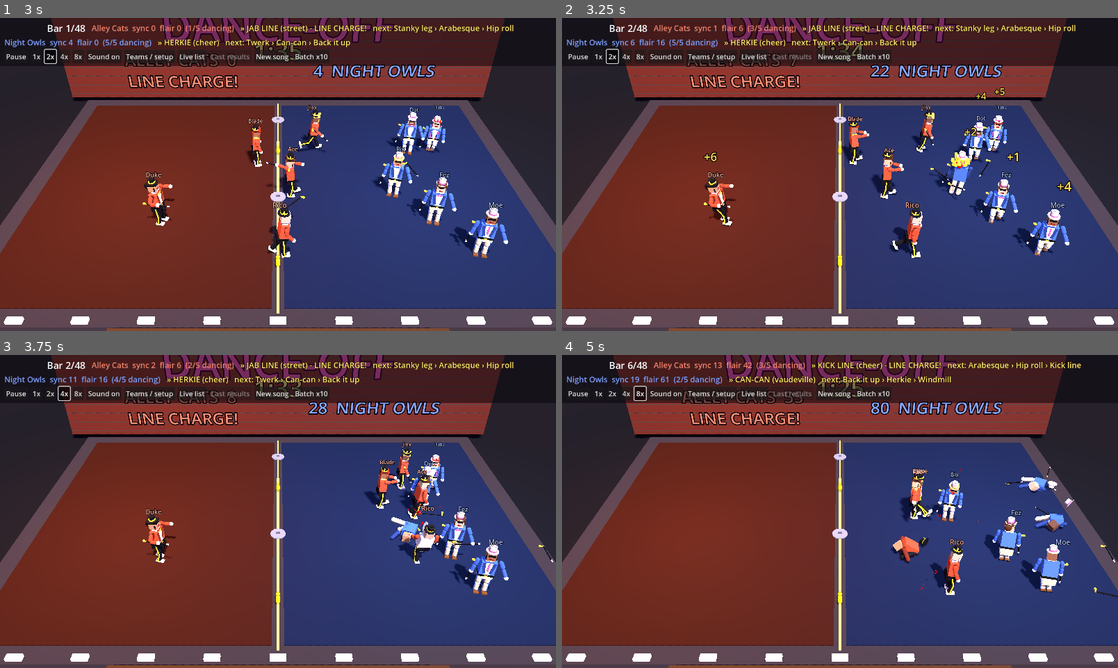
Above: before the commit, frames 1-4 (two rows, left to right).
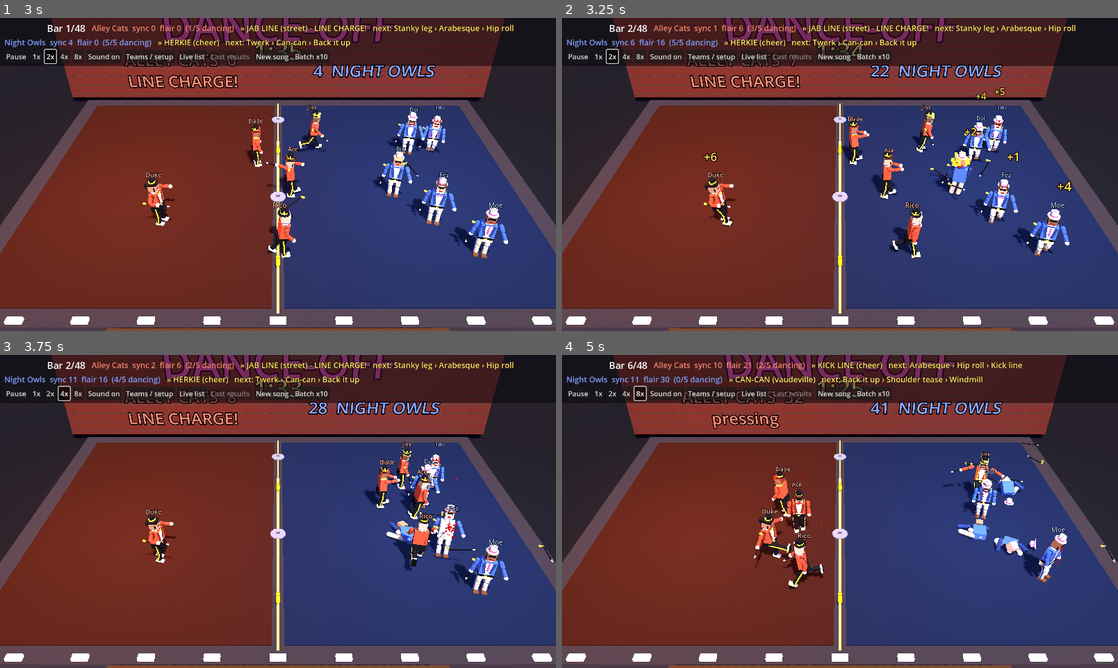
Above: after the commit, the same moments.

Repository: nathandunn/danceoff-bots
Game: Godot game, scene res://scenes/Main.tscn
The game is run twice, just before and just after one commit, with the same random seed, the same clock (stepped at 60 frames per second) and the same inputs.
Inputs:
- Up to frame 1 (3 s): click "New song" at 0.5 s; click "New song" at 1.25 s; click "1x" at 2 s; click "2x" at 2.75 s
- Up to frame 2 (3.25 s): no input
- Up to frame 3 (3.75 s): click "4x" at 3.5 s
- Up to frame 4 (5 s): click "8x" at 4.25 s

Frame 1 is identical in both runs. In frame 2, less than 0.1% of the frame differs, in the area x 68-74%, y 42-57%; in frame 3, 1.9%; in frame 4, 8.1%, in the area x 13-100%, y 2-78%.

Commit message:
Blocked dancers can't dance, jamming, knock-into-mates dominoes, taunt bonus
Co-Authored-By: Claude Opus 5.5 <noreply@anthropic.com>
Claude-Session: https://claude.ai/code/session_01G4wX8KutpHNXMT9rpyt35H

Diff:
--- a/scripts/dancer.gd
+++ b/scripts/dancer.gd
@@ -12,7 +12,7 @@
 
 const STAT_KEYS: Array[String] = ["flair", "strike_pts", "beats", "dance_beats", "sync_beats", "strikes",
 	"strike_hits", "punches", "punch_hits", "throws", "throw_hits", "friendly_hits", "knockdowns",
-	"floored", "hits_taken", "fumbles", "freestyles", "dodges", "pickups"]
+	"floored", "hits_taken", "fumbles", "freestyles", "dodges", "pickups", "dominoes", "blocked_beats", "taunts"]
 
 const DECISION_INTERVAL := 0.12
 const WALK_SPEED := 4.6
@@ -133,6 +133,8 @@
 var shin_r: Node3D
 var _trouser_mat: StandardMaterial3D
 var _core_mi: MeshInstance3D = null
+var jamming := false      # crowding a rival on purpose, so he can't dance
+var _was_blocked := false
 var knocked_out := false   # too hurt to get up: lies there trying, for the rest of the song
 var _out_t := 0.0
 var _rise_t := 0.0        # struggling back to his feet: not dancing yet
@@ -815,9 +817,15 @@
 		var dir := CROWD_DIR
 		if at.length() > 0.01:
 			dir = at.normalized() * (1.0 - w) + CROWD_DIR * w
-		# a twerk is danced with the back to them
+		# a twerk is danced with the backside to them: at the nearest rival if one is close (a taunt)
 		if joined and Moves.REAR.has(move):
-			dir = -dir
+			var mark := _taunt_mark()
+			if mark != null:
+				var tm := mark.global_position - global_position
+				tm.y = 0.0
+				dir = -tm.normalized() if tm.length() > 0.01 else -dir
+			else:
+				dir = -dir
 		_face(global_position + dir, delta)
 	var t := fposmod(float(manager.beat_f) - float(phrase_start) + tempo_err, float(Moves.beats(move)))
 	# an injured man dances slower and smaller, stooped, half a beat behind his own steps
@@ -871,6 +879,23 @@
 			if away.length() < 0.01:
 				away = Vector3(_side(), 0, 0)
 			return Stage.clamp_in(best.global_position + away.normalized() * 1.3, 0.6)
+	# a hard crew pressing in crowds the other lot: stand right in a rival's space so he can't dance
+	jamming = false
+	if manager.stance[team] != "hold" and aggression > Tune.v("jam_aggr") and Moves.strikes(move).is_empty():
+		var mark: Dancer = null
+		var md := 6.0
+		for e: Dancer in manager.standing(1 - team):
+			var de := global_position.distance_to(e.global_position)
+			if de < md:
+				md = de
+				mark = e
+		if mark != null:
+			jamming = true
+			var aw := global_position - mark.global_position
+			aw.y = 0.0
+			if aw.length() < 0.01:
+				aw = Vector3(_side(), 0, 0)
+			return Stage.clamp_in(mark.global_position + aw.normalized() * 0.6, 0.6)
 	# nobody wants a boot in the face while he's dancing: edge away from any rival on a kicking
 	# or punching move close by (the cautious most of all), and the cautious from any rival at all
 	var shy: float = Tune.v("shy_dist")
@@ -883,6 +908,9 @@
 		var threat: bool = e.joined and not Moves.strikes(e.move).is_empty()
 		if threat and dd < shy:
 			home += off / dd * (shy - dd) * (0.4 + 0.6 * caution)
+		elif dd < Tune.v("block_dist") + 0.7:
+			# room to dance: step clear of a rival crowding in
+			home += off / dd * (Tune.v("block_dist") + 0.7 - dd) * (0.5 + 0.5 * caution)
 		elif caution > 0.55 and dd < 2.5:
 			home += off / dd * (2.5 - dd) * caution
 	return Stage.clamp_in(home, 0.6)
@@ -928,6 +956,15 @@
 		stats["dance_beats"] += 1.0
 		block_beats += 1
 		var on_time := absf(tempo_err) < TIMING_TOL
+		# no room to do the move: a rival in his face or a body at his feet
+		var cramped := blocked()
+		if cramped:
+			on_time = false
+			block_ok = false
+			stats["blocked_beats"] += 1.0
+			if not _was_blocked:
+				_pop("blocked!", Color(0.95, 0.6, 0.3))
+		_was_blocked = cramped
 		if on_time:
 			block_on_time += 1
 		var k := b - phrase_start
@@ -958,6 +995,19 @@
 	q *= maxf(1.0 - 0.2 * float(repeats), 0.4)
 	# a crew that mixes its styles - ballet into burlesque into cheer - pleases the judges
 	q *= 1.0 + Tune.v("style_bonus") * manager.style_mix(team)
+	# a taunt at a rival close by: extra flair, and he's within his rights to swing at you
+	var mark: Dancer = _taunt_mark() if Moves.TAUNTS.has(move) else null
+	var taunted := false
+	if mark != null:
+		var tm := mark.global_position - global_position
+		tm.y = 0.0
+		var al := facing().dot(tm.normalized()) if tm.length() > 0.01 else 0.0
+		if (Moves.REAR.has(move) and al < -0.4) or (not Moves.REAR.has(move) and al > 0.4):
+			taunted = true
+			q *= 1.0 + Tune.v("taunt_bonus")
+			stats["taunts"] += 1.0
+			mark.last_attacker = self
+			mark.last_attacked_at = float(manager.elapsed)
 	# a hat to tip and a cane to twirl: hand work, so arm sets how much each adds
 	var kit := 0.0
 	if hat != null:
@@ -973,7 +1023,9 @@
 	var pts := float(Moves.TIER_PTS[Moves.tier(move)]) * q
 	stats["flair"] += pts
 	manager.add_flair(team, pts, false)
-	if pts >= 0.5:
+	if taunted:
+		_pop("+%d taunt!" % maxi(int(round(pts)), 1), Color(1.0, 0.45, 0.8), true)
+	elif pts >= 0.5:
 		_pop("+%d" % maxi(int(round(pts)), 1), Color(1.0, 0.9, 0.35))
 
 
@@ -993,6 +1045,7 @@
 		var off := e.global_position - global_position
 		off.y = 0.0
 		var d := off.length()
+		d -= 0.25 * float(e.mates_near(1.6))
 		if d < best_d and (d < 0.4 or facing().dot(off / maxf(d, 0.001)) > 0.25):
 			best_d = d
 			victim = e
@@ -1299,6 +1352,16 @@
 	if flat.length() < 0.01:
 		flat = Vector3(-_side(), 0, 0)
 	flat = flat.normalized()
+	# a fighter knocks his man into his own mates if he can
+	if by != null and is_instance_valid(by) and by.team != team and how != "domino":
+		var mate := _nearest_mate(2.5)
+		if mate != null:
+			var to := mate.global_position - global_position
+			to.y = 0.0
+			if to.length() > 0.05:
+				var w := 0.4 + 0.5 * by.aggression
+				flat = (flat * (1.0 - w) + to.normalized() * w).normalized()
+	call_deferred("_domino", by, flat, power, now)
 	if held != null:
 		var h := held
 		held = null
@@ -1487,6 +1550,78 @@
 	p["nod"] = -0.5 + 0.3 * push
 	p["turn"] = 0.4 * sin(_out_t * 0.5)
 	_apply_pose(p, delta)
+
+
+## Mates of his standing within r metres.
+func mates_near(r: float) -> int:
+	var n := 0
+	for d in manager.dancers:
+		if d != self and d.team == team and d.ragdoll == null and not d.knocked_out \
+				and d.global_position.distance_to(global_position) < r:
+			n += 1
+	return n
+
+
+## The rival he'd taunt: the nearest standing one within taunt range.
+func _taunt_mark() -> Dancer:
+	var best: Dancer = null
+	var bd: float = Tune.v("taunt_range")
+	for e: Dancer in manager.standing(1 - team):
+		var de := global_position.distance_to(e.global_position)
+		if de < bd:
+			bd = de
+			best = e
+	return best
+
+
+func _nearest_mate(r: float) -> Dancer:
+	var best: Dancer = null
+	var bd := r
+	for d in manager.dancers:
+		if d == self or d.team != team or d.ragdoll != null or d.knocked_out:
+			continue
+		var dd: float = d.global_position.distance_to(global_position)
+		if dd < bd:
+			bd = dd
+			best = d
+	return best
+
+
+## No room to dance: a body on the floor at his feet, or a rival in his face (unless he's the one
+## doing the crowding).
+func blocked() -> bool:
+	var r: float = Tune.v("block_dist")
+	for d in manager.dancers:
+		if d == self or d.global_position.distance_to(global_position) >= r:
+			continue
+		if d.ragdoll != null or d.knocked_out:
+			return true
+		if d.team != team and (not jamming or Tune.v("jam_free") < 0.5):
+			return true
+	return false
+
+
+## He went down into his mates: whoever he lands on may go down too, and so on down the line.
+func _domino(by: Dancer, flat: Vector3, power: float, now: float) -> void:
+	if manager == null or not manager.running:
+		return
+	var land := global_position + flat * 0.9
+	for d in manager.dancers:
+		if d == self or d.team != team or d.ragdoll != null or d.knocked_out:
+			continue
+		if d.global_position.distance_to(land) >= Tune.v("domino_reach"):
+			continue
+		if now - d._got_up_at < 1.0:
+			continue
+		if d.rng.randf() < Tune.v("domino") * (1.3 - 0.6 * clampf(d.balance_skill, 0.0, 1.0)):
+			d.stats["hits_taken"] += 1.0
+			if by != null and is_instance_valid(by):
+				by.stats["dominoes"] += 1.0
+			d._pop("DOMINO!", Color(1.0, 0.7, 0.2), true)
+			d._knock_down(by, "domino", flat, power * 0.7, now)
+		else:
+			d._stagger = 0.5
+			d.block_ok = false
 
 
 func _rise_pose(delta: float) -> void:
--- a/scripts/match_manager.gd
+++ b/scripts/match_manager.gd
@@ -437,7 +437,8 @@
 	var best: Dancer = null
 	var best_d := INF
 	for e in standing(1 - t):
-		var dd := c.distance_to(e.global_position)
+		# the best target stands next to his mates: knock him into them
+		var dd := c.distance_to(e.global_position) - 1.5 * float(e.mates_near(1.6))
 		if dd < best_d:
 			best_d = dd
 			best = e
--- a/scripts/moves.gd
+++ b/scripts/moves.gd
@@ -92,6 +92,9 @@
 	"stanky_leg", "jerk", "shmoney", "dougie", "running_man", "harlem_shake", "krump", "hip_roll", "wind_it_down"]
 ## Moves danced with the backside to whoever he'd otherwise face (the crowd, or the other lot as a taunt).
 const REAR: Array[String] = ["twerk", "back_it_up", "low_bounce"]
+## Taunts: the REAR moves shaken at a rival's face, and these done right in it. Extra flair, and
+## the rival may take a swing.
+const TAUNTS: Array[String] = ["twerk", "back_it_up", "low_bounce", "hip_bump", "shimmy", "shoulder_tease", "booty_drop", "floor_shake"]
 const DROPS: Array[String] = ["hip_roll", "twerk", "booty_drop", "low_bounce", "drop_and_pop", "wind_it_down", "duck_walk", "floor_shake",
 	"plie_port", "pirouette", "arabesque", "grand_jete", "hip_bump", "shoulder_tease", "slow_strut", "high_v", "clap_punch", "herkie", "toe_touch", "soft_shoe", "hat_tip_bow", "buck_and_wing",
 	"stanky_leg", "jerk", "shmoney", "dougie", "running_man", "harlem_shake", "back_it_up", "krump"]
@@ -145,6 +148,8 @@
 			w *= 1.8 + 1.0 * show
 		if REAR.has(m):
 			w *= 2.0
+		if rivals_near and TAUNTS.has(m):
+			w *= 1.4 + show
 		if last_style != "" and style(m) == last_style:
 			w *= 0.6 if last_style == "street" else 0.3
 		if not strikes(m).is_empty():
--- a/scripts/tune.gd
+++ b/scripts/tune.gd
@@ -9,8 +9,8 @@
 	"grudge_mult": 1.5,     # pull towards whoever last hit you
 	"guard_mult": 2.2,      # teamwork weight on wading in for a mate
 	"fetch_mult": 1.0,      # scale on the urge to fetch a prop
-	"kd_base": 0.6,          # knockdown chance at equal strength and balance
-	"down_mult": 1.6,       # scale on time spent on the floor
+	"kd_base": 0.45,         # knockdown chance at equal strength and balance
+	"down_mult": 1.2,       # scale on time spent on the floor
 	"rejoin_beats": 4.0,    # a dancer who stopped rejoins at the next phrase (8) or bar (4)
 	"strike_pts": 0.0,       # flair for a dance-strike that lands
 	"press_bias": 0.0,      # added to every crew's urge to move up on the other lot
@@ -34,7 +34,14 @@
 	"slip_caution": 0.2,    # plus this much times his caution
 	"shy_dist": 2.2,
 	"ko_falls": 4.0,        # put down this many times (or hurt past ko_injury) and he stays down for the song
-	"ko_injury": 0.95,        # a dancer edges away from a rival on a kicking move closer than this     # chance a charge is a line (each kicks his own man) rather than a gang rush    # extra flair, at most, for a crew whose last four calls span four styles     # extra timing wobble per unit of hurt (1 = twice as ragged at full hurt)
+	"ko_injury": 0.95,
+	"block_dist": 0.8,      # a rival this close, or a body on the floor, and he can't do his move
+	"jam_free": 0.0,        # 1: a man crowding a rival can still dance; 0: the crush stops both
+	"jam_aggr": 0.6,        # aggression above which a pressing crew's dancers crowd a rival on purpose
+	"domino": 0.55,         # chance a man knocked into his mate takes the mate down too
+	"domino_reach": 1.1,
+	"taunt_bonus": 0.5,     # extra flair for a block danced as a taunt at a rival close by
+	"taunt_range": 4.0,    # how close to where he falls the mate must be        # a dancer edges away from a rival on a kicking move closer than this     # chance a charge is a line (each kicks his own man) rather than a gang rush    # extra flair, at most, for a crew whose last four calls span four styles     # extra timing wobble per unit of hurt (1 = twice as ragged at full hurt)
 }
 
 static var values := DEFAULTS.duplicate()
Not shown, changed: README.md
Not shown, changed: dist/index.html
Not shown, changed: dist/index.js.gz
Not shown, changed: dist/index.pck.gz
Not shown, changed: dist/index.wasm.gz
